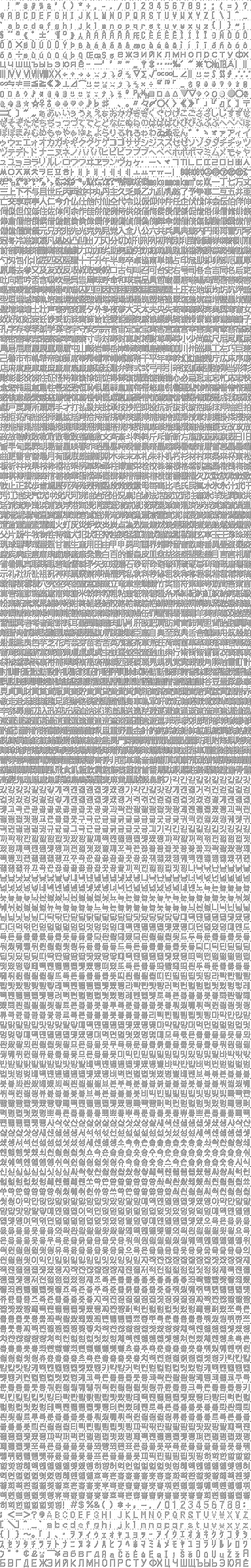
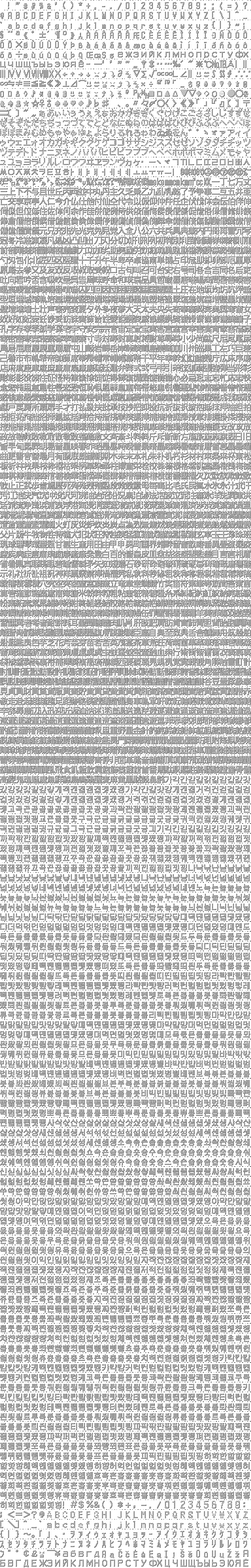
Layered file, before and after one edit (251 x 1568). Changes by layer:
painted on "layer" over 0, 1549, 249, 1567
